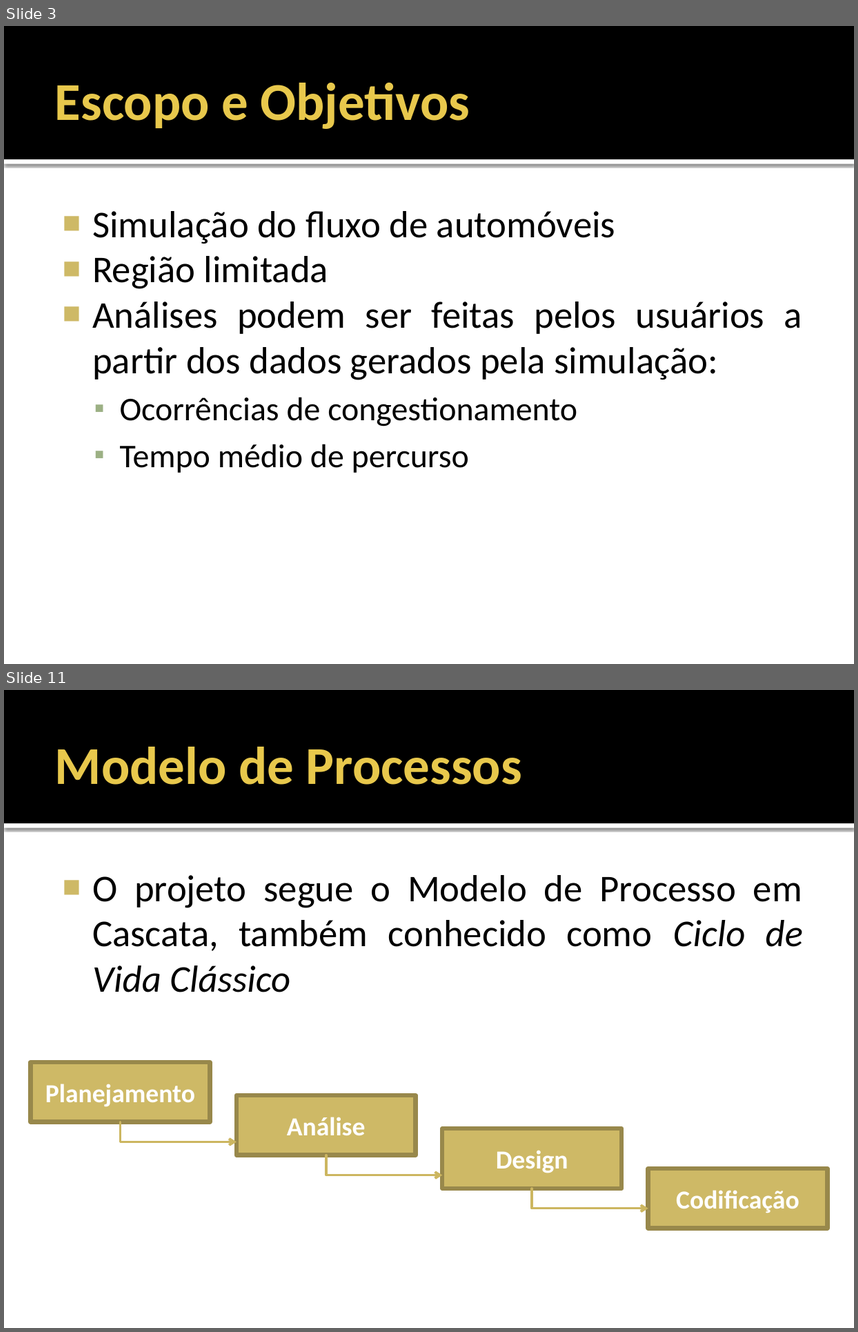
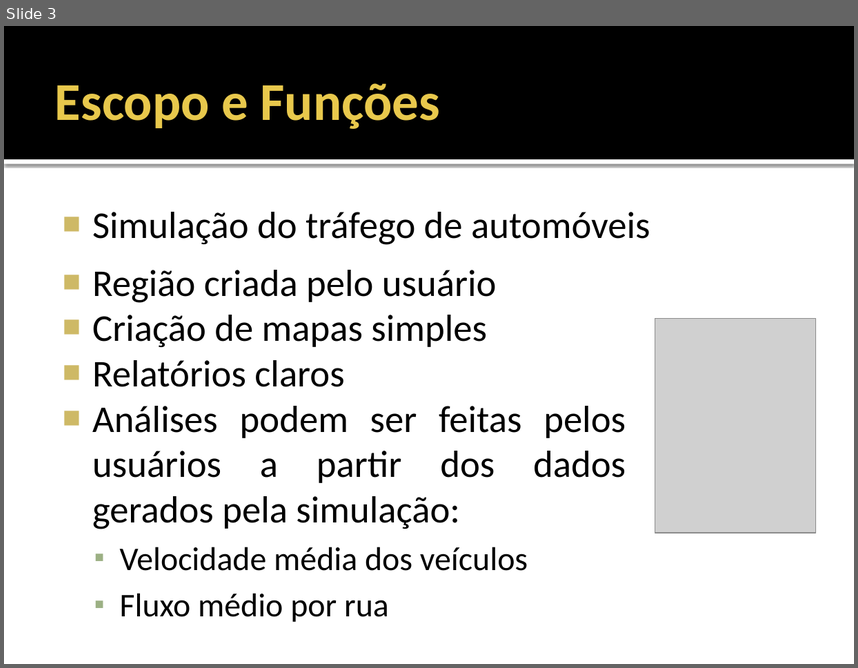
Before and after one commit to fchirigati/rota, a slide deck: Documentação/Especificação de Requisitos de Software/Apresentação.pptx. Shown one above the other, each under a label of ours: slides 3 and 11 before the commit, slide 3 after it; the slides between them are not shown. The pictures are 858x1332 and 858x668 pixels, drawn with LibreOffice and Linux fonts; fonts in the diff are those of the drawing; grey boxes stand for pictures. Boxes give left, top, right and bottom in pixels: in the first picture for what was removed or moved away, otherwise in the second. Text is boxed around its words. In the diff, an @@ line names an element or a change of style, - is before the commit and + after.

```diff
--- a/Documentação/Especificação de Requisitos de Software/Apresentação.pptx
+++ b/Documentação/Especificação de Requisitos de Software/Apresentação.pptx
@@ slide 11 removed at box(4, 690, 854, 1328), background #FFFFFF; not listed: 2 template elements that a slide beside it also shows @@
@@ title removed at box(55, 747, 522, 785) @@
-Modelo de Processos
@@ text removed at box(92, 875, 803, 992) @@
-■ O projeto segue o Modelo de Processo em Cascata, também conhecido como Ciclo de Vida Clássico
@@ rectangle removed at box(30, 1063, 210, 1122) @@
-Planejamento
@@ rectangle removed at box(236, 1096, 415, 1155) @@
-Análise
@@ elbow arrow removed from (121, 1122) to (236, 1141) @@
@@ rectangle removed at box(443, 1129, 622, 1188) @@
-Design
@@ elbow arrow removed from (326, 1155) to (443, 1174) @@
@@ rectangle removed at box(648, 1169, 828, 1228) @@
-Codificação
@@ elbow arrow removed from (532, 1188) to (648, 1208) @@
@@ slide 3 changed as well @@
@@ title at box(55, 83, 440, 129): text changed @@
-Escopo e Objetivos
+Escopo e Funções
@@ text "Região criada pelo usuário": place and size @@
-text "Região criada pelo usuário" at box(92, 211, 802, 472)
+text "Região criada pelo usuário" at box(92, 270, 626, 621)
@@ text added at box(92, 212, 651, 245), 32 pt, text #000000 @@
+■ Simulação do tráfego de automóveis
@@ text at box(92, 270, 497, 387): text changed @@
-■ Simulação do fluxo de automóveis
-■ Região limitada
+■ Região criada pelo usuário
+■ Criação de mapas simples
+■ Relatórios claros
@@ picture added at box(655, 319, 816, 532) @@
@@ text at box(120, 546, 528, 621): text changed @@
-  ▪ Ocorrências de congestionamento
-  ▪ Tempo médio de percurso
+  ▪ Velocidade média dos veículos
+  ▪ Fluxo médio por rua
```
Also in this commit, not shown: 4 other slides changed, 6 slides added, 9 other slides removed.
